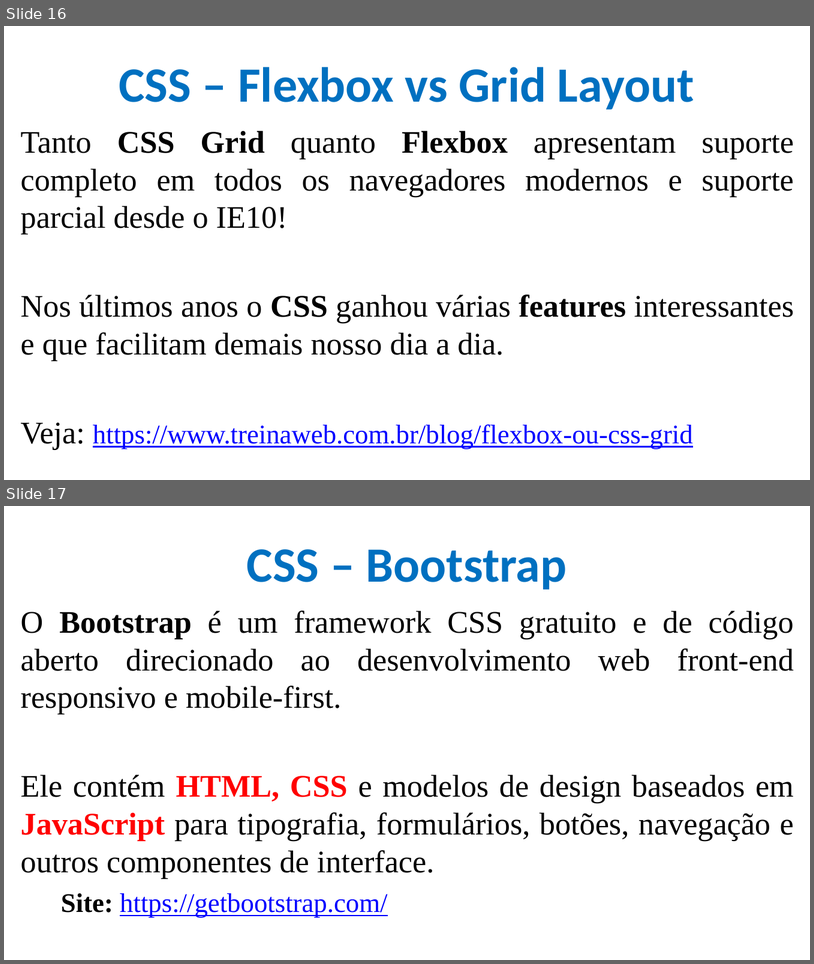
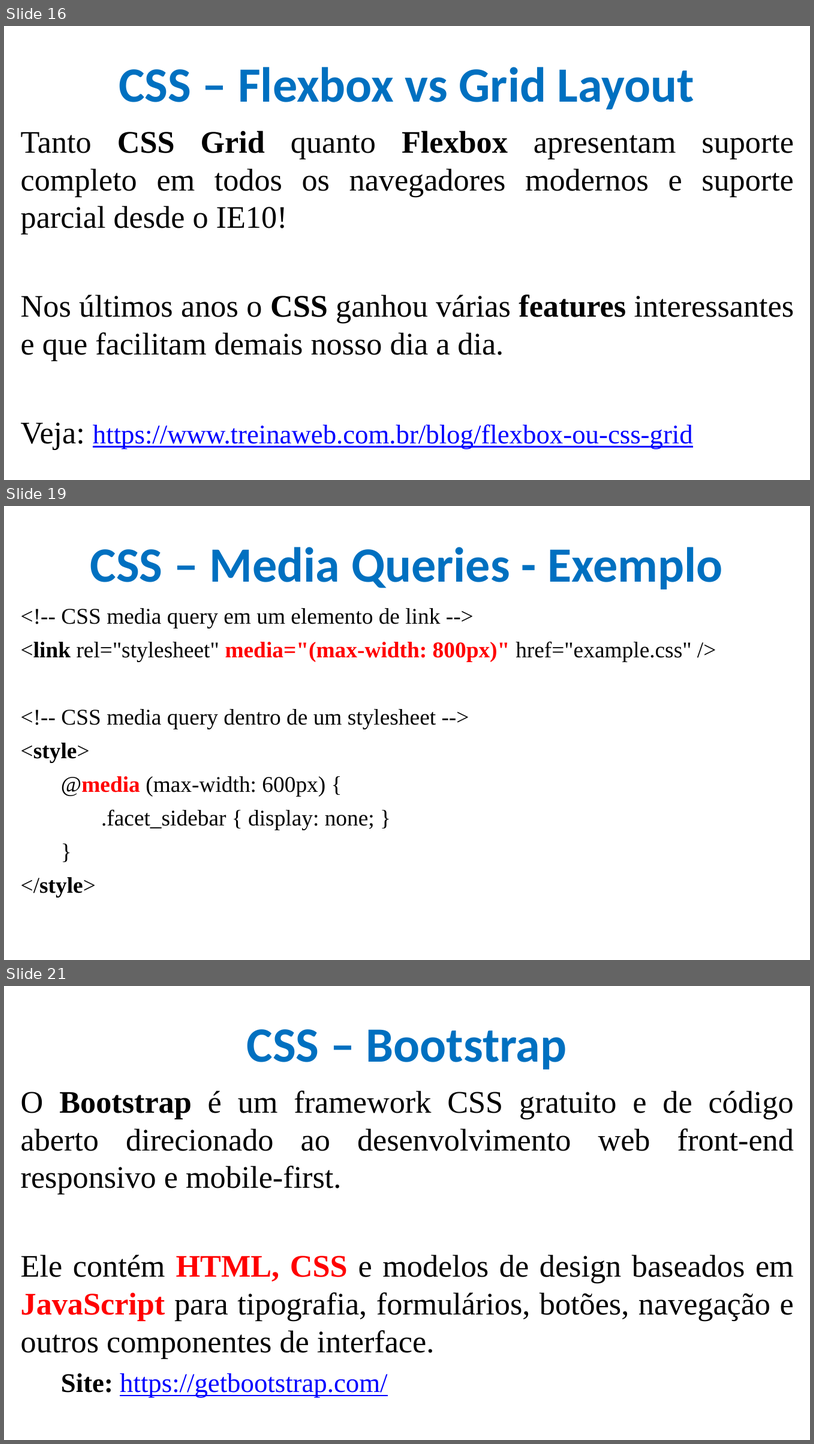
Before and after one commit to CloudEducationBrazil/-WydenDesenvolvimentoWebJAVA, a slide deck: 01 Classes/Aula 07 Desenvolvimento Web Java - CSS.pptx. Shown one above the other, each under a label of ours: slides 16 and 17 before the commit, slides 16, 19 and 21 after it; the slides between them are not shown. The pictures are 814x964 and 814x1444 pixels, drawn with LibreOffice and Linux fonts; fonts in the diff are those of the drawing; background and template pictures are left out. Boxes give left, top, right and bottom in pixels: in the first picture for what was removed or moved away, otherwise in the second. Text is boxed around its words. In the diff, an @@ line names an element or a change of style, - is before the commit and + after.

```diff
--- a/01 Classes/Aula 07 Desenvolvimento Web Java - CSS.pptx
+++ b/01 Classes/Aula 07 Desenvolvimento Web Java - CSS.pptx
@@ slide 19 added at (x1=4, y1=506, x2=810, y2=960), background picture (left out) @@
@@ title added at (x1=90, y1=547, x2=723, y2=589), 44 pt, text #0070C0, bold @@
+CSS – Media Queries - Exemplo
@@ text added at (x1=21, y1=608, x2=692, y2=897), 20 pt, text #000000 @@
+<!-- CSS media query em um elemento de link -->
+<link rel="stylesheet" media="(max-width: 800px)" href="example.css" />
+<!-- CSS media query dentro de um stylesheet -->
+<style>
+@media (max-width: 600px) {
+.facet_sidebar { display: none; }
+}
+</style>
@@ what was slide 17 is now slide 21 @@
```
Also in this commit, not shown: 3 other slides added, 1 other file.
